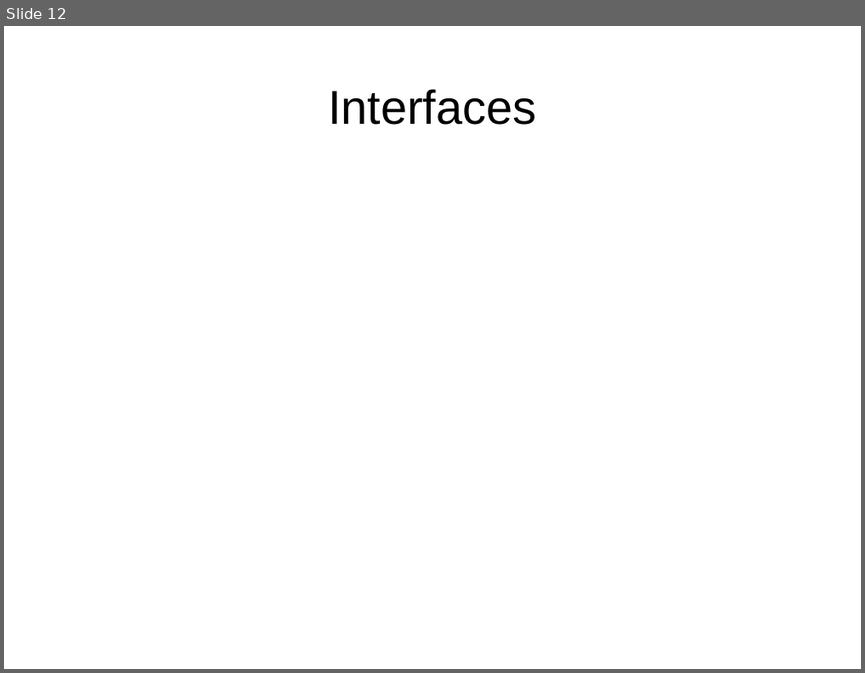
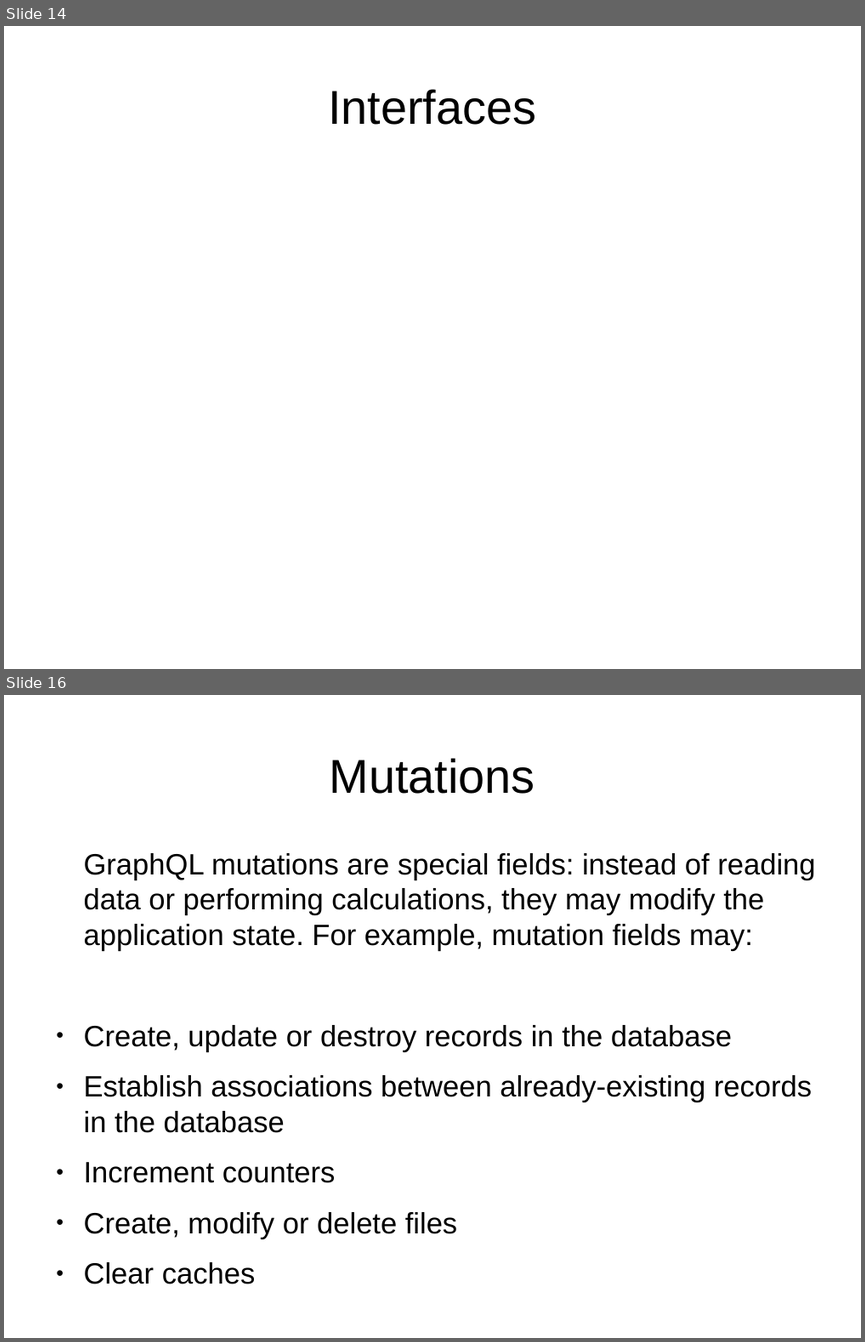
Before and after one commit to okapusta/graphql-example, a slide deck: doc/graphql.odp. Shown one above the other, each under a label of ours: slide 12 before the commit, slides 14 and 16 after it; the slides between them are not shown. The pictures are 865x673 and 865x1342 pixels, drawn with LibreOffice and Linux fonts; fonts in the diff are those of the drawing. Boxes give left, top, right and bottom in pixels: in the first picture for what was removed or moved away, otherwise in the second. Text is boxed around its words. In the diff, an @@ line names an element or a change of style, - is before the commit and + after.

```diff
--- a/doc/graphql.odp
+++ b/doc/graphql.odp
@@ slide 16 added at (4,695,861,1338), background #FFFFFF @@
@@ title added at (330,758,535,794), 44 pt, text #000000 @@
+Mutations
@@ text added at (84,853,815,1284), 27.2 pt, text #000000 @@
+GraphQL mutations are special fields: instead of reading data or performing calculations, they may modify the application state. For example, mutation fields may:
+● Create, update or destroy records in the database
+● Establish associations between already-existing records in the database
+● Increment counters
+● Create, modify or delete files
+● Clear caches
@@ what was slide 12 is now slide 14 @@
```
Also in this commit, not shown: 11 other slides added, 6 slides removed, 1 other file.
